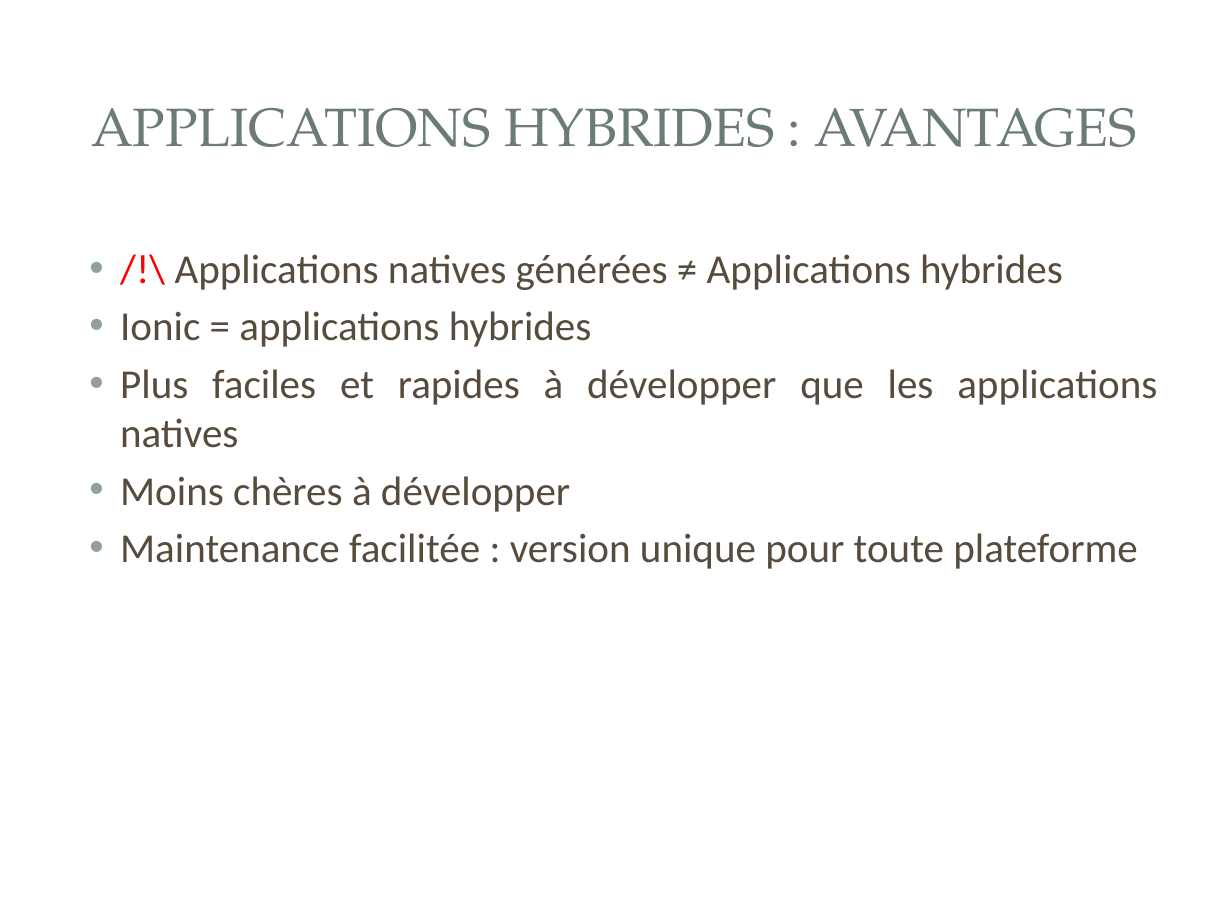
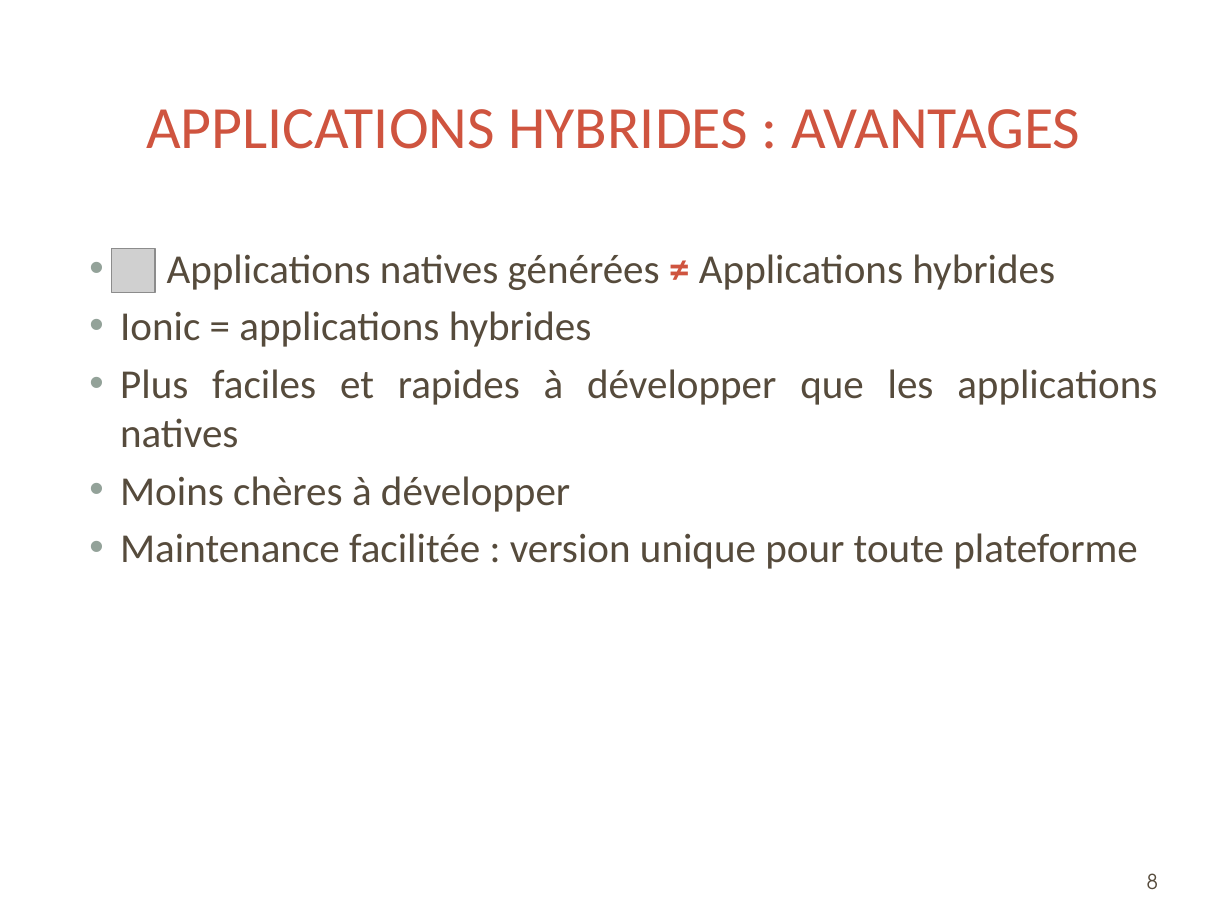
Before and after one commit to rikoste/ionicApp, a slide deck: slide 8 of presentation.pptx. Drawn at 1232x924 pixels with LibreOffice and Linux fonts; fonts in the diff are those of the drawing; grey boxes stand for pictures; background and template pictures are left out. Boxes give left, top, right and bottom in pixels: in the first picture for what was removed or moved away, otherwise in the second. Text is boxed around its words. In the diff, an @@ line names an element or a change of style, - is before the commit and + after.

Commit message:
v3

```diff
--- a/presentation.pptx
+++ b/presentation.pptx
@@ title "APPLICATIONS HYBRIDES : AVANTAGES" at box(146, 109, 1080, 149): size 31.5 to 35 pt, font TeX Gyre Pagella to Calibri, text colour #6B7D72 to #CF543F @@
@@ picture added at box(112, 249, 155, 292) @@
@@ text at box(167, 254, 1055, 290): text changed @@
-• /!\ Applications natives générées ≠ Applications hybrides
+• Applications natives générées ≠ Applications hybrides
@@ page number added at box(1147, 873, 1158, 890), 12 pt, text #564B3C @@
+8
```
Also in this commit, not shown: 7 other slides changed, 2 slides added, 1 slide removed.
